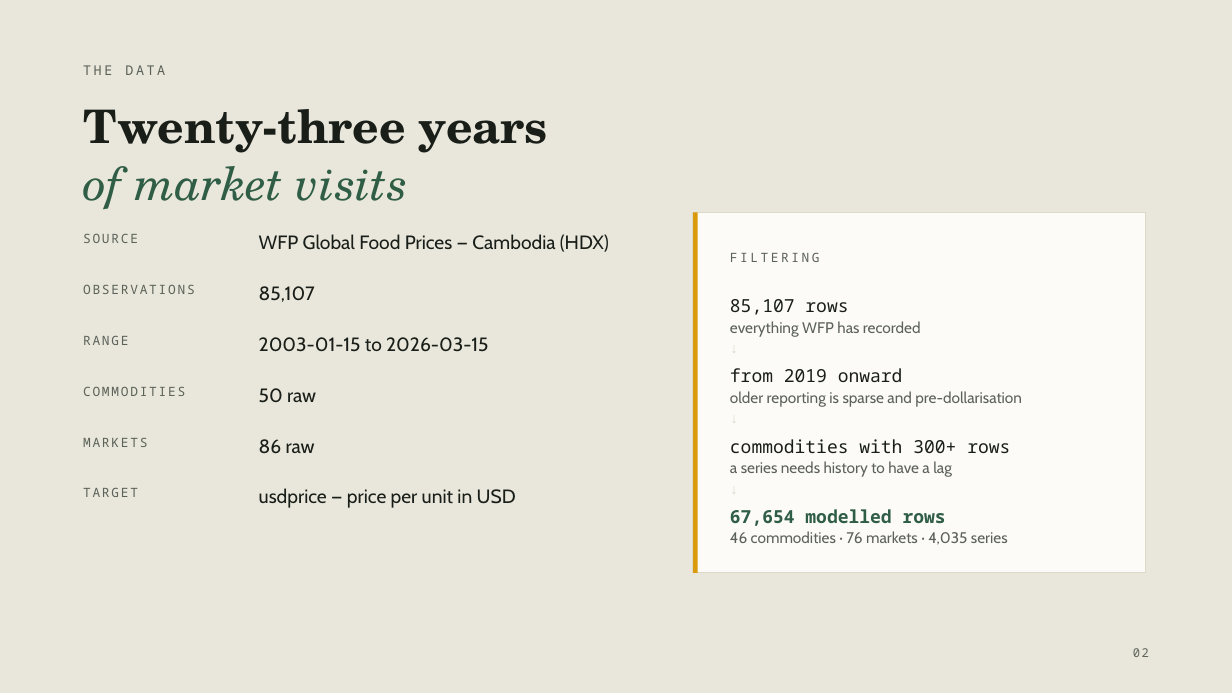
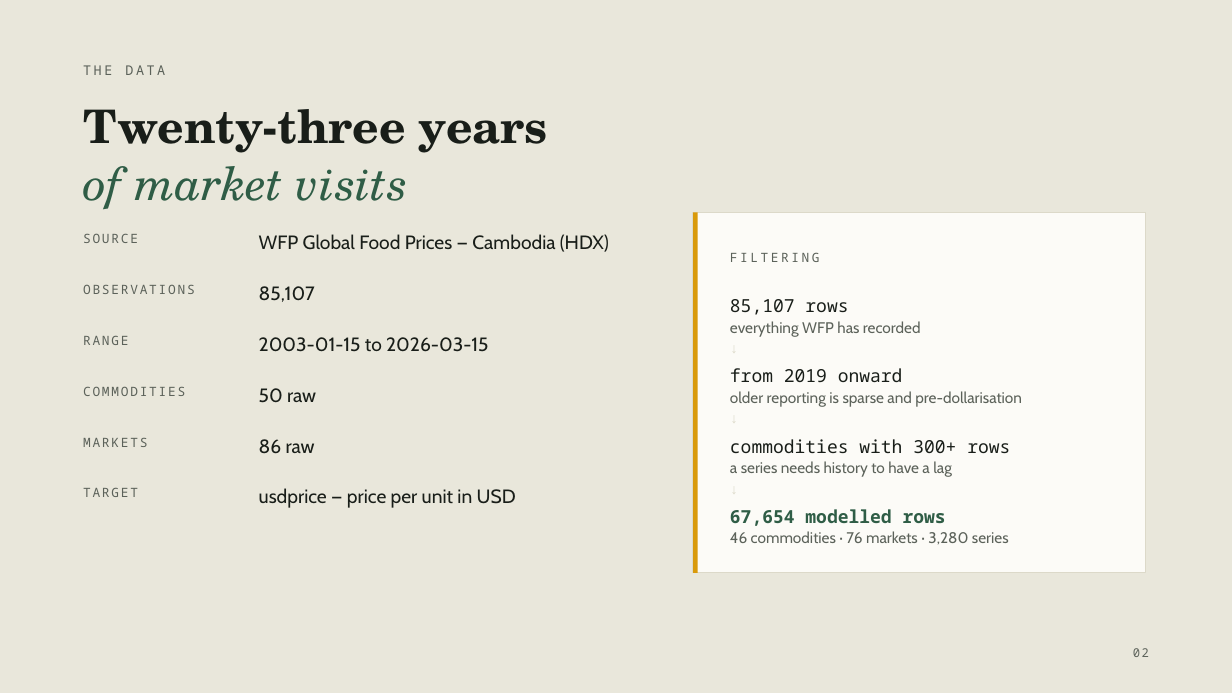
Before and after one commit to vaungsophal/food-price-prediction, a slide deck: slide 3 of reports/Cambodia_Food_Price_Forecast.pptx. Drawn at 1232x693 pixels with LibreOffice and Linux fonts; fonts in the diff are those of the drawing. Boxes give left, top, right and bottom in pixels: in the first picture for what was removed or moved away, otherwise in the second. Text is boxed around its words. In the diff, an @@ line names an element or a change of style, - is before the commit and + after.

```diff
--- a/reports/Cambodia_Food_Price_Forecast.pptx
+++ b/reports/Cambodia_Food_Price_Forecast.pptx
@@ text at [730,531,1009,544]: text changed @@
-46 commodities · 76 markets · 4,035 series
+46 commodities · 76 markets · 3,280 series
```
Also in this commit, not shown: 4 other slides changed, 5 slides added, 8 slides removed, 3 other files.
